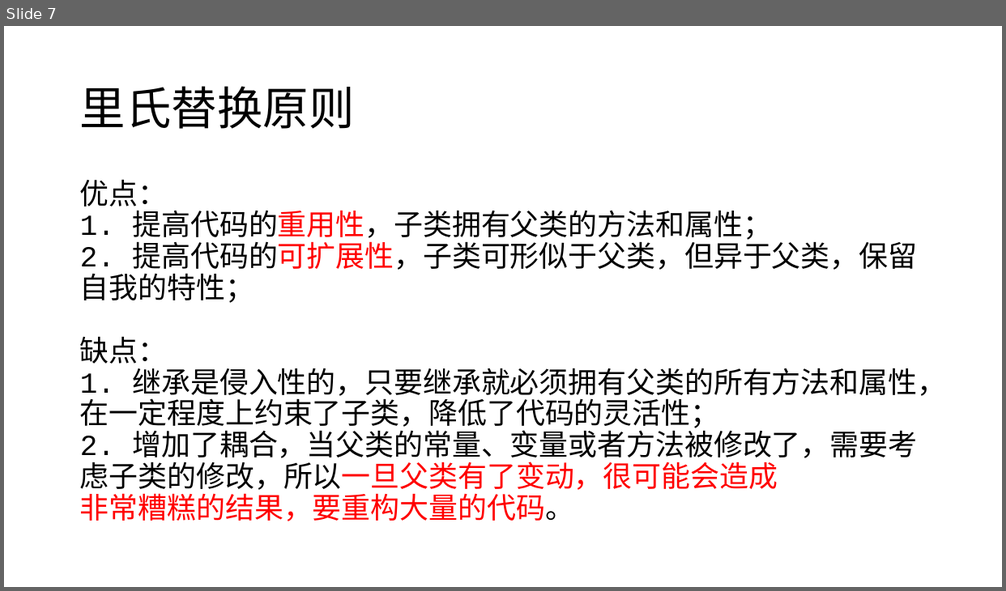
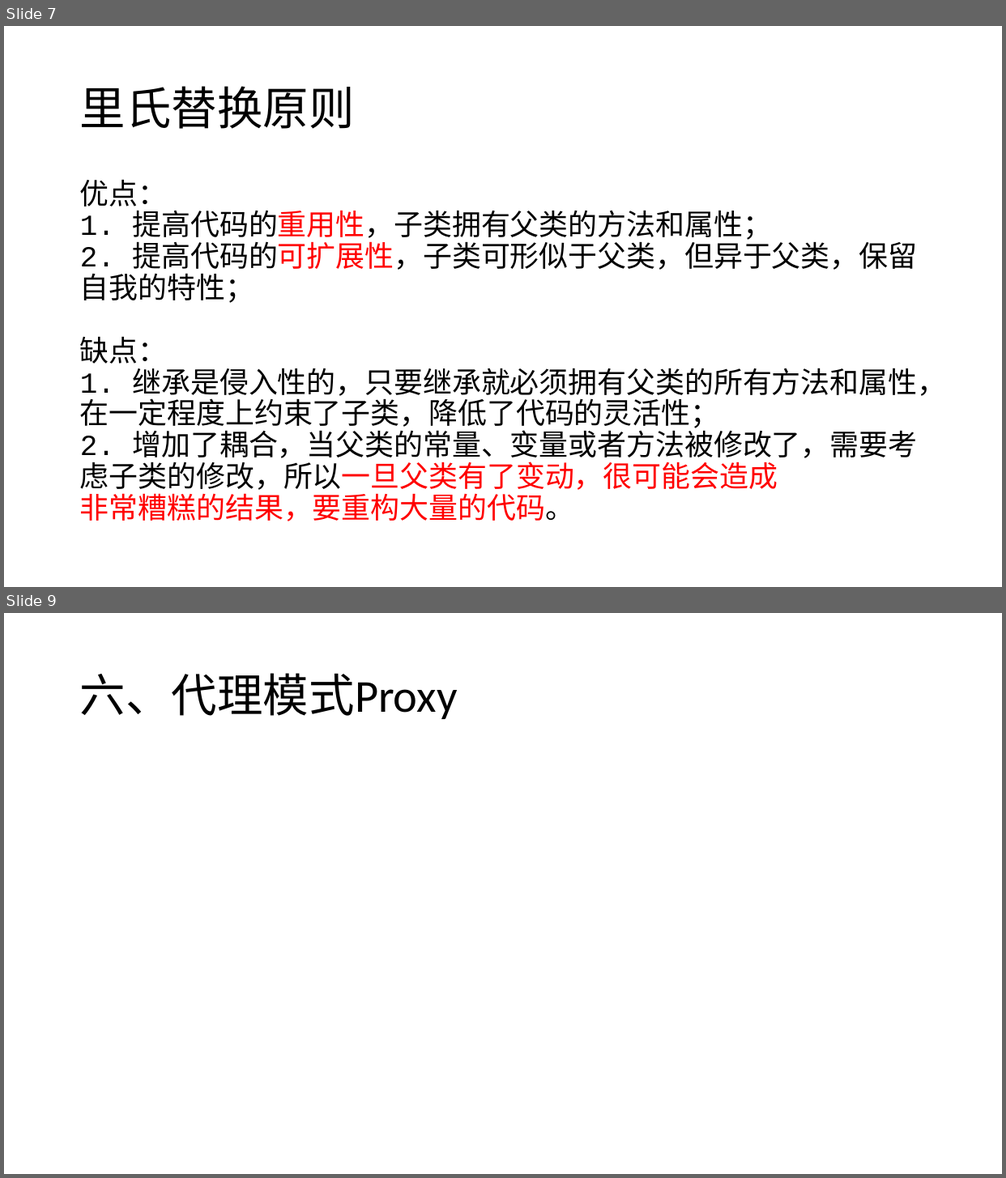
Before and after one commit to tdxhhw66/JavaCodeAcc, a slide deck: 设计模式2.pptx. Shown one above the other, each under a label of ours: slide 7 before the commit, slides 7 and 9 after it; the slides between them are not shown. The pictures are 1006x591 and 1006x1178 pixels, drawn with LibreOffice and Linux fonts; fonts in the diff are those of the drawing. Boxes give left, top, right and bottom in pixels: in the first picture for what was removed or moved away, otherwise in the second. Text is boxed around its words. In the diff, an @@ line names an element or a change of style, - is before the commit and + after.

```diff
--- a/设计模式2.pptx
+++ b/设计模式2.pptx
@@ slide 9 added at (x1=4, y1=613, x2=1002, y2=1174), background #C7EDCC @@
@@ title added at (x1=80, y1=673, x2=458, y2=719), 44 pt, text #000000 @@
+六、代理模式Proxy
```
Also in this commit, not shown: 2 slides changed, 7 other files.
